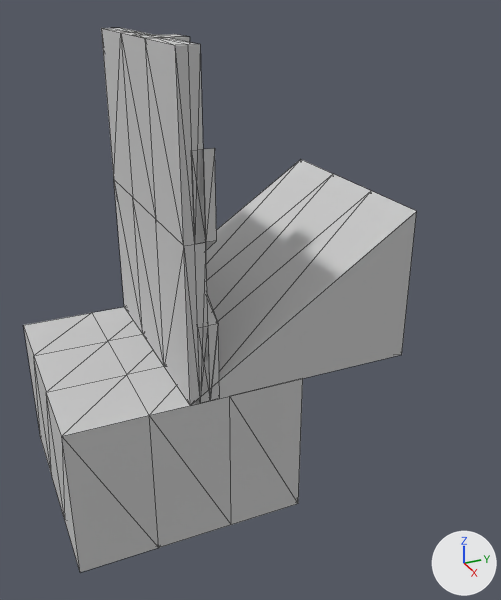
The FBX model Assets/CreVox/Model/LevelPieces/LevelPieces.FBX as it was, and as the next commit left it.
Camera for both pictures: a 50 mm lens placed at (8.13, -2.21, 4.54), pointed at (0.92, 1.04, 0.93). Arrows for +X, +Y and +Z are at lower right; the lights stay in place. Mesh edges are drawn as thin lines. Where no turn or scale is listed for an object, it has been applied to the vertices.

Before the edit, the objects in view are built like this:
```python
me_mesh = bpy.data.meshes.new('Mesh')
me_mesh.from_pydata(...)  # 12 vertices, 20 faces; spans x -1.5..1.5, y 0.0..3.0, z 0.0..2.0
me_mesh.materials.append(mat_mat_piece)  # its picture is missing
me_mesh_002 = bpy.data.meshes.new('Mesh.002')
me_mesh_002.from_pydata(...)  # 12 vertices, 20 faces; spans x -1.5..1.5, y 0.13..0.38, z 0.0..3.0
me_mesh_002.materials.append(mat_mat_piece)  # its picture is missing
me_mesh_005 = bpy.data.meshes.new('Mesh.005')
me_mesh_005.from_pydata(...)  # 24 vertices, 44 faces; spans x -1.5..1.5, y 0.13..0.38, z 0.0..1.0
me_mesh_005.materials.append(mat_mat_piece)  # its picture is missing
ob_fence = bpy.data.objects.new('Fence', me_mesh_005)
ob_fence.location = (0.0, 0.0, 0.0)
ob_fence_stairr = bpy.data.objects.new('Fence_StairR', me_mesh_002)
ob_fence_stairr.location = (0.0, 0.0, 0.0)
ob_stair = bpy.data.objects.new('Stair', me_mesh)
ob_stair.location = (0.0, 0.0, 0.0)
# also in view: 'Voxel' at (0.0, 0.0, -1.0); 'Wall' at (0.0, 0.13, 2.0)
```
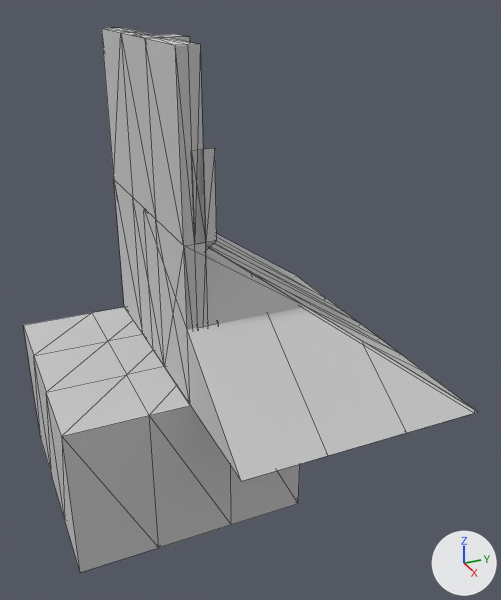
Changed parts and their boxes (x1, y1, x2, y2) in the pictures (501 x 600 px):
'Stair', mesh mirrored: before (192, 160, 416, 405); after (114, 180, 346, 404)
'StairCorner', added: after (187, 244, 477, 481)
'Fence', unchanged, covered by the edit: before (198, 324, 220, 403)

What changed in the scene script:
```text
Change me_mesh:
    where me_mesh.from_pydata(...)  # 12 vertices, 20 faces; spans x -1.5..1.5, y 0.0..3.0, z 0.0..2.0
    used by ob_stair; location = (0.0, 0.0, 0.0)
    me_mesh part 1: the whole mesh is mirrored in y about its middle
Add me_mesh_008:
    me_mesh_008.from_pydata(...)  # 23 vertices, 24 faces; spans x 0.0..3.0, y 0.0..3.0, z 0.0..2.0
    me_mesh_008.materials.append(mat_mat_piece)  # its picture is missing
Add ob_staircorner:
    ob_staircorner = bpy.data.objects.new('StairCorner', me_mesh_008)
    ob_staircorner.location = (0.0, 0.0, 0.0)
```
